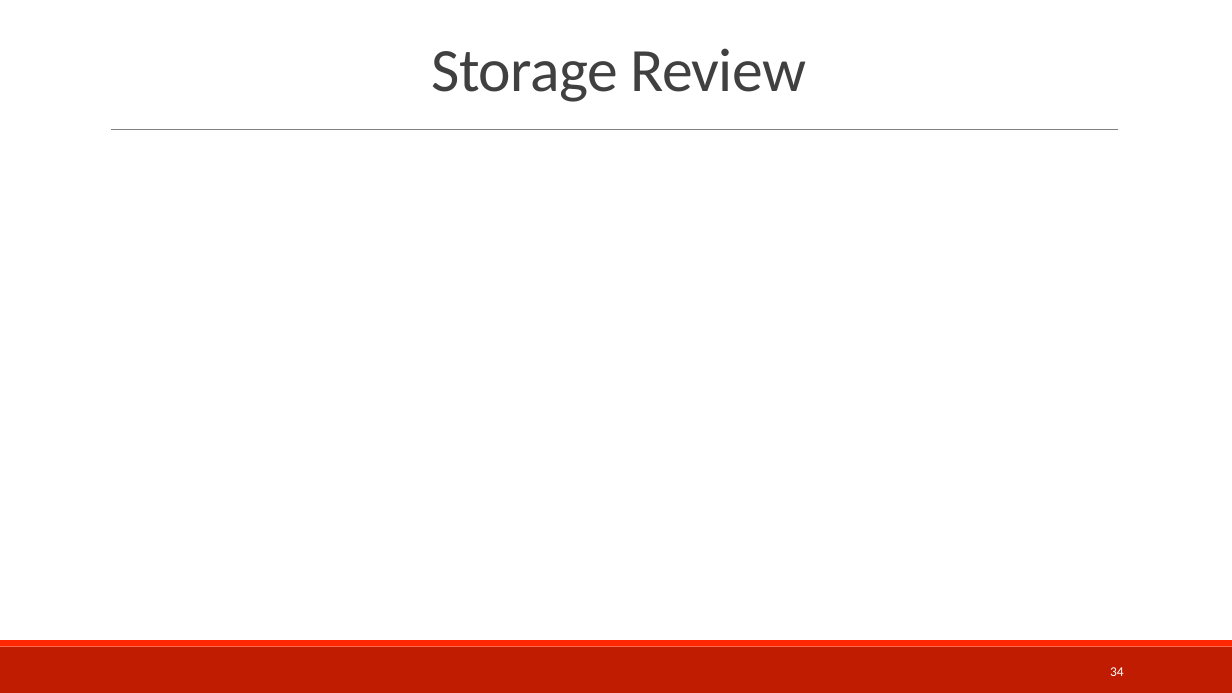
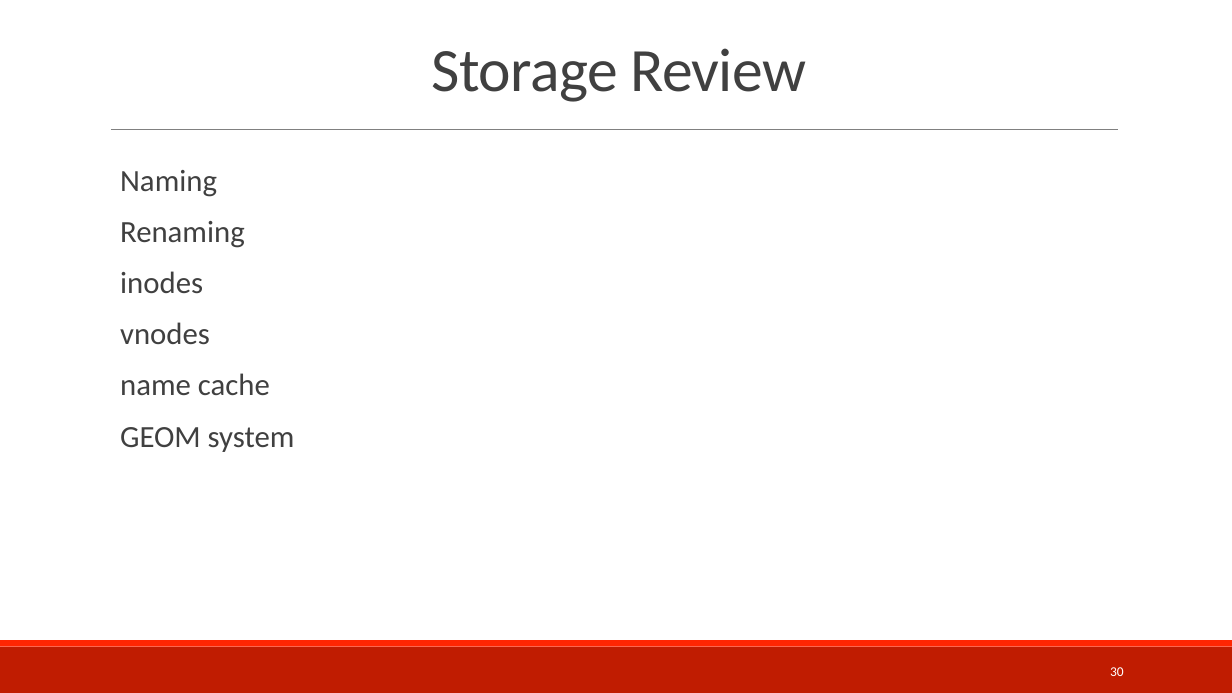
Before and after one commit to teachbsd/course, a slide deck: slide 30 of undergraduate/lectures/storage.pptx (slide 34 before the commit). Drawn at 1232x693 pixels with LibreOffice and Linux fonts; fonts in the diff are those of the drawing; background and template pictures are left out. Boxes give left, top, right and bottom in pixels: in the first picture for what was removed or moved away, otherwise in the second. Text is boxed around its words. In the diff, an @@ line names an element or a change of style, - is before the commit and + after.

```diff
--- a/undergraduate/lectures/storage.pptx
+++ b/undergraduate/lectures/storage.pptx
@@ text added at (x1=120, y1=170, x2=295, y2=452), 24 pt, text #404040 @@
+  Naming
+  Renaming
+  inodes
+  vnodes
+  name cache
+  GEOM system
@@ page number at (x1=1110, y1=667, x2=1124, y2=676): text changed @@
-34
+30
```
Also in this commit, not shown: 4 other slides changed, 4 slides removed.
